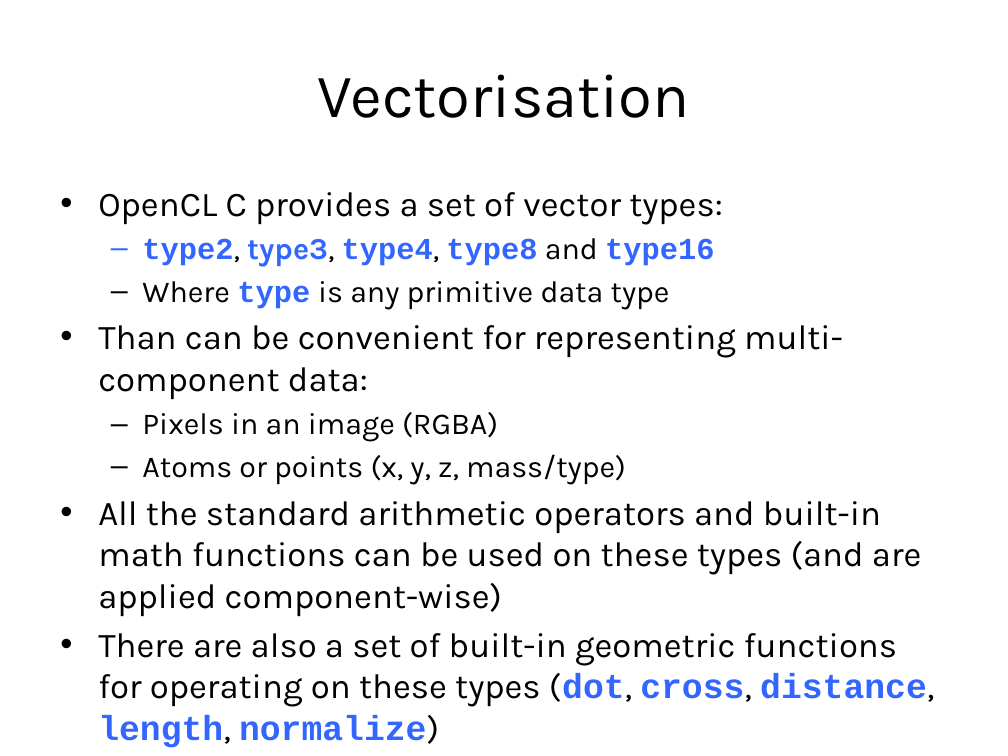
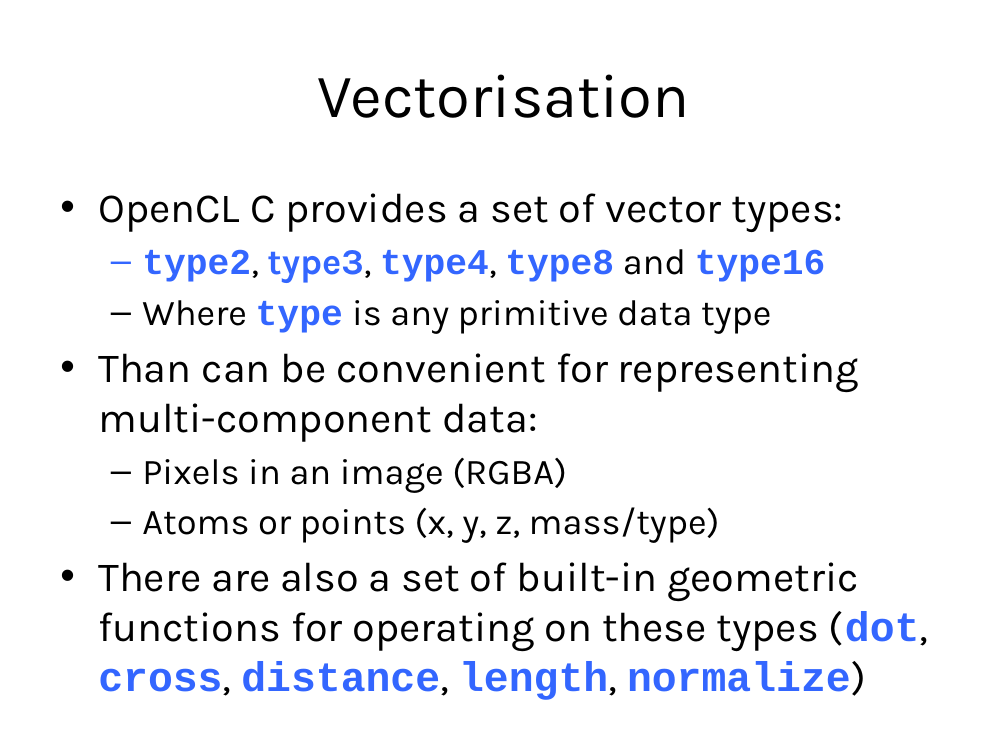
Before and after one commit to UoB-HPC/opencl-training-code, a slide deck: slide 108 of slides/intro_to_OpenCL_Feb_2015_part2.pptx. Drawn at 1008x756 pixels with LibreOffice and Linux fonts; fonts in the diff are those of the drawing. Boxes give left, top, right and bottom in pixels: in the first picture for what was removed or moved away, otherwise in the second. Text is boxed around its words. In the diff, an @@ line names an element or a change of style, - is before the commit and + after.

```diff
--- a/slides/intro_to_OpenCL_Feb_2015_part2.pptx
+++ b/slides/intro_to_OpenCL_Feb_2015_part2.pptx
@@ text "OpenCL C provides a set ..." at [98,193,929,700]: size 24.8 to 29.6 pt in "OpenCL C provides a set of vector ...", "Than can be convenient for representing multi-component ...", "There are also a set of built-in ..."; size 21.7 to 25.9 pt in "type2, type3, type4, type8 and type16", "Where type is any primitive data type", "Pixels in an image (RGBA)", "Atoms or points (x, y, z, mass/type)" @@
@@ text at [98,501,921,616]: paragraph removed @@
-• All the standard arithmetic operators and built-in math functions can be used on these types (and are applied component-wise)
```
Also in this commit, not shown: 9 other slides changed, 2 slides removed, 2 other files.
